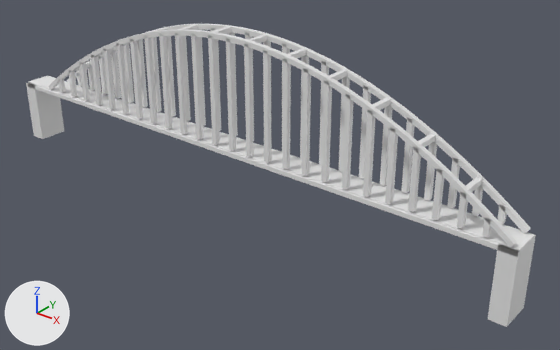
One commit to the glTF model models/amsterdam/amsterdam-brug-3213e84c/amsterdam-brug-3213e84c.glb: the scene before it, then after it.
One viewpoint serves both versions: a 50 mm lens placed at (88.1, -94.9, 58.7), pointed at (10.1, 2.7, -1.8). The axes (+X, +Y, +Z) are drawn at lower left. The lights are the same throughout. The older version comes first.

In view in the first picture: 'building:boog', 'building:boog 2', 'building:windverband', 'road:dek', 'road:fietspad', 'road:landhoofd (aangenomen)', 'road:landhoofd (aangenomen) 2'.
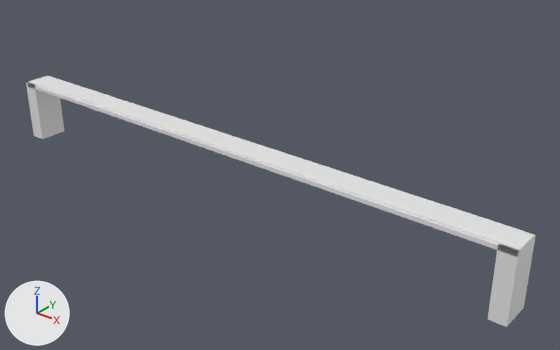
Pixel boxes [x1, y1, x2, y2] of what changed, in the pictures (560 x 350 px):
'building:boog 2', deleted
    before: [48, 29, 517, 247]
'building:boog', deleted
    before: [67, 24, 531, 234]
'building:windverband', deleted
    before: [74, 24, 483, 192]

The edits, one by one:
Object 'building:boog' (ob_building_boog) is deleted.
Object 'building:boog 2' (ob_building_boog_2) is deleted.
Object 'building:windverband' (ob_building_windverband) is deleted.
